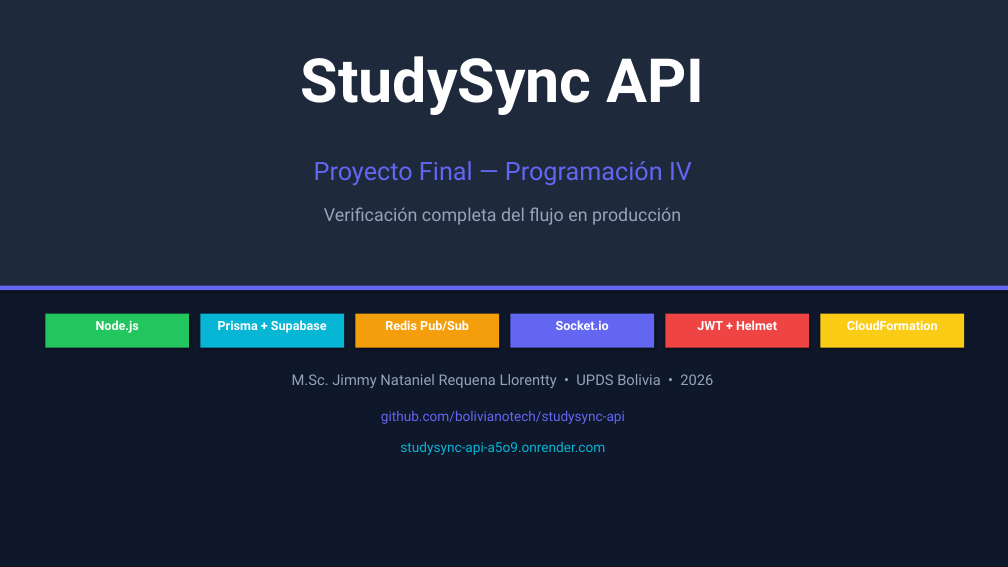
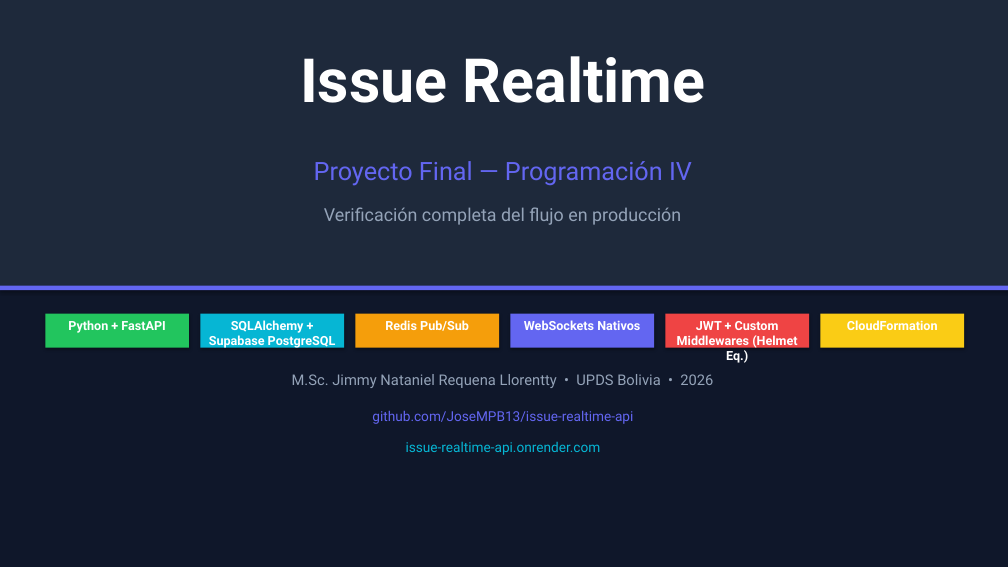
Before and after one commit to JoseMPB13/P4, a slide deck: slide 1 of StudySync_Presentacion_Proyecto_Final.pptx. Drawn at 1008x567 pixels with LibreOffice and Linux fonts; fonts in the diff are those of the drawing. Boxes give left, top, right and bottom in pixels: in the first picture for what was removed or moved away, otherwise in the second. Text is boxed around its words. In the diff, an @@ line names an element or a change of style, - is before the commit and + after.

Commit message:
docs: actualizar presentacion de PowerPoint con el stack tecnico veridico de Issue Realtime

```diff
--- a/StudySync_Presentacion_Proyecto_Final.pptx
+++ b/StudySync_Presentacion_Proyecto_Final.pptx
@@ text at [300,56,706,103]: text changed @@
-StudySync API
+Issue Realtime
@@ text at [68,320,165,333]: text changed @@
-Node.js
+Python + FastAPI
@@ text at [209,320,336,349]: text changed @@
-Prisma + Supabase
+SQLAlchemy + Supabase PostgreSQL
@@ text at [524,320,640,330]: text changed @@
-Socket.io
+WebSockets Nativos
@@ text at [677,321,797,363]: text changed @@
-JWT + Helmet
+JWT + Custom Middlewares (Helmet Eq.)
@@ text at [372,410,633,424]: text changed @@
-github.com/bolivianotech/studysync-api
+github.com/JoseMPB13/issue-realtime-api
@@ text at [406,442,601,455]: text changed @@
-studysync-api-a5o9.onrender.com
+issue-realtime-api.onrender.com
```
Also in this commit, not shown: 17 other slides changed.
